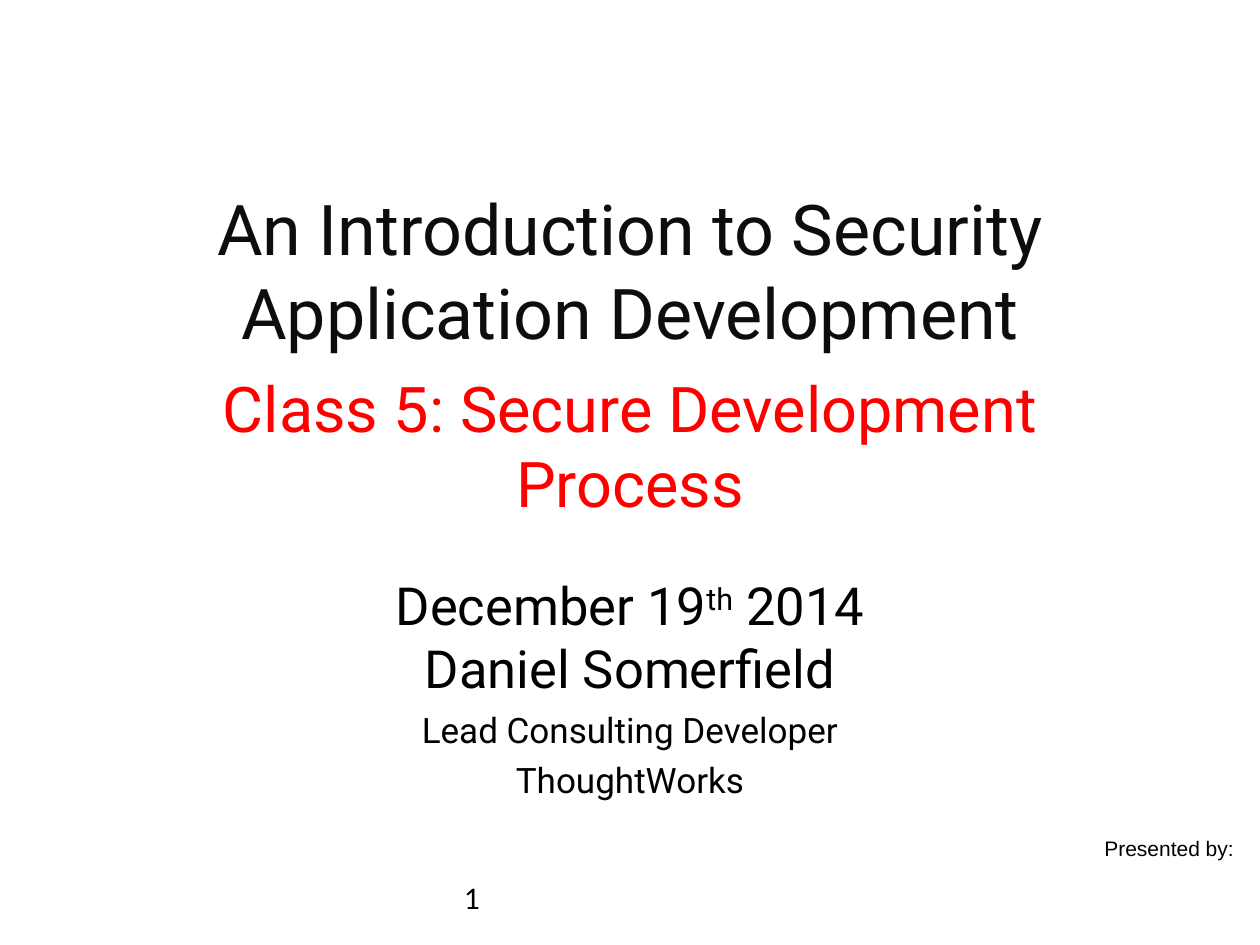
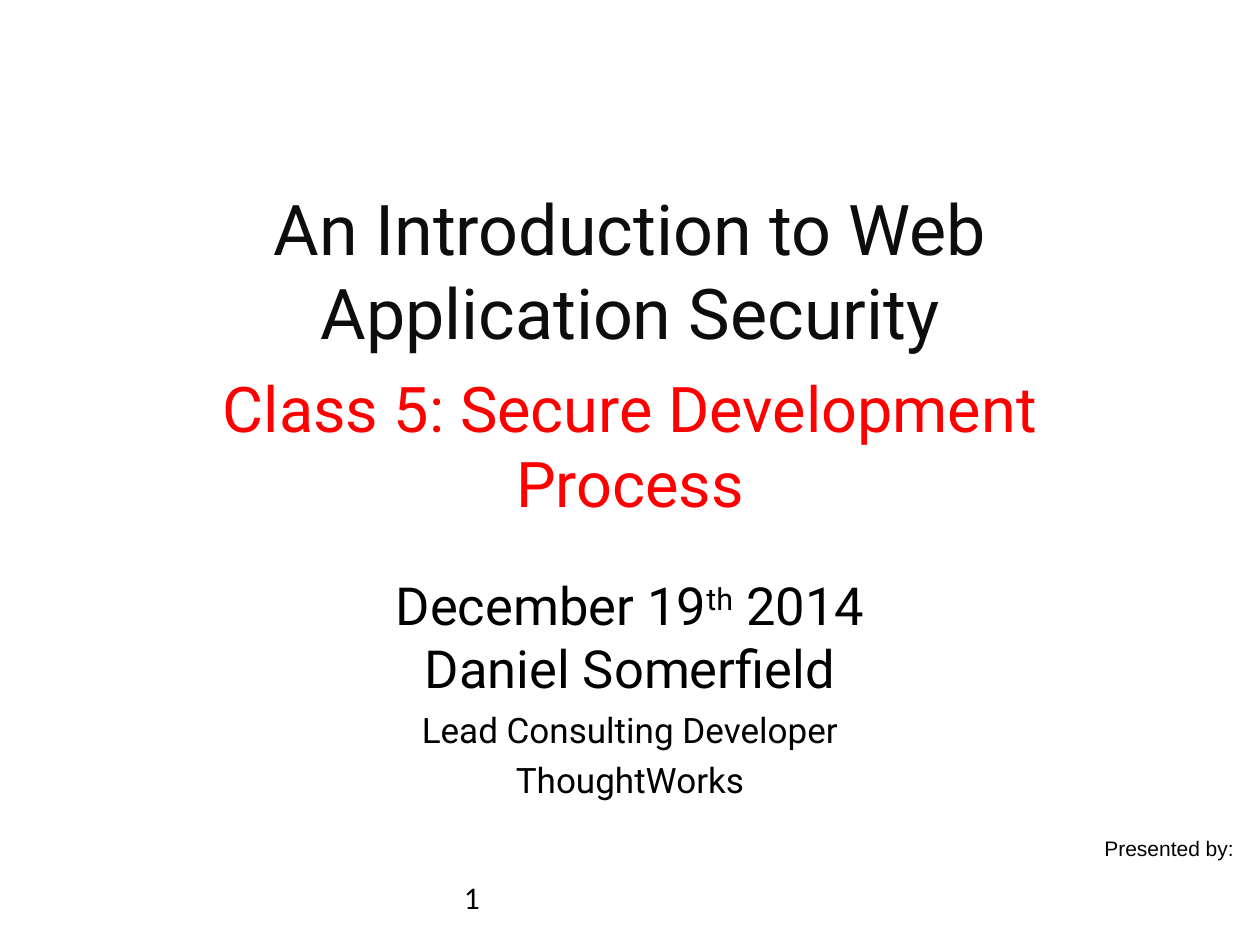
Before and after one commit to danielsomerfield/app-sec-presentation, a slide deck: slide 1 of AppSec Presentation Deck Day 5.ppt. Drawn at 1260x945 pixels with LibreOffice and Linux fonts; fonts in the diff are those of the drawing; background and template pictures are left out. Boxes give left, top, right and bottom in pixels: in the first picture for what was removed or moved away, otherwise in the second. Text is boxed around its words. In the diff, an @@ line names an element or a change of style, - is before the commit and + after.

```diff
--- a/AppSec Presentation Deck Day 5.ppt
+++ b/AppSec Presentation Deck Day 5.ppt
@@ title at (x1=274, y1=202, x2=985, y2=354): text changed @@
-An Introduction to Security Application Development
+An Introduction to Web Application Security
```
Also in this commit, not shown: 4 other slides changed, 13 slides added, 8 slides removed, 4 other files.
